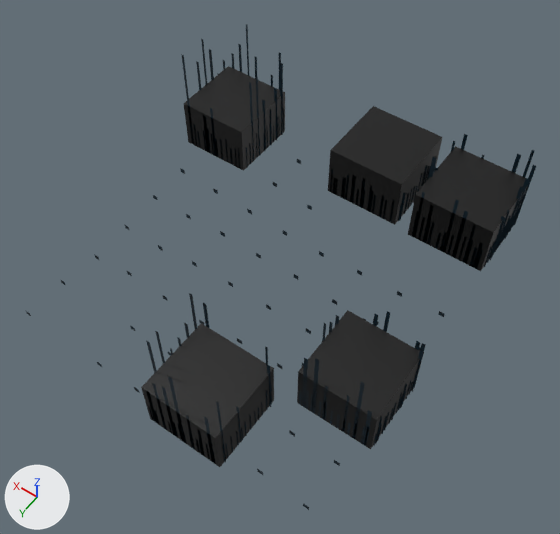
A saved change to the glTF model netrun/assets/models/env/ceiling_b.glb.
Before and after are seen from a 50 mm lens placed at (-1.53, 1.99, 3.4), pointed at (-0.13, 0.03, 0.32). Arrows for +X, +Y and +Z are at lower left; the lights stay in place. The picture after the commit comes second. Vertices at exactly the same position are counted once.

Names of what the first picture shows: 'ceiling_streaks', 'dots', 'tiles'.
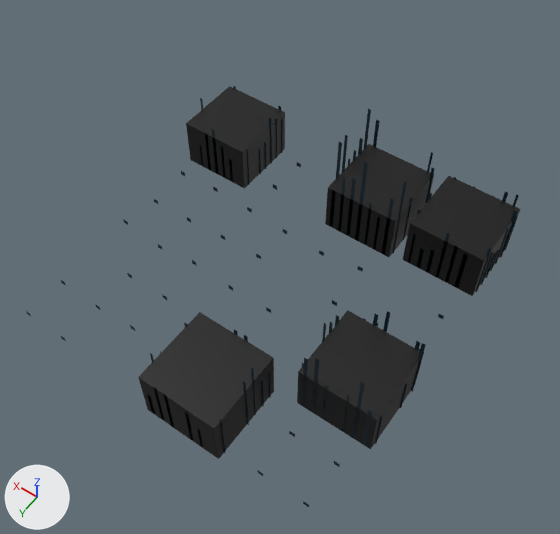
What differs and where, as boxes [x1, y1, x2, y2] in the pictures (560 x 534 px; the box of a moved part takes in the faces that stretch with it):
'tiles', reshaped (7% shorter)
    before: [141, 66, 527, 467]
    after: [138, 86, 520, 459]
'ceiling_streaks', reshaped (17% shorter)
    before: [146, 24, 536, 464]
    after: [148, 86, 519, 453]
part 1 of me_tiles, moved or reshaped
    before: [141, 323, 274, 467]
    after: [138, 312, 274, 459]
part 2 of me_tiles, moved or reshaped
    before: [184, 66, 285, 171]
    after: [186, 86, 285, 189]
part 3 of me_tiles, moved or reshaped
    before: [328, 106, 442, 225]
    after: [325, 144, 434, 257]
part 4 of me_tiles, moved or reshaped
    before: [408, 146, 527, 271]
    after: [403, 176, 520, 296]
part 5 of me_ceiling_streaks, moved or reshaped (not visible afterwards)
    before: [146, 391, 158, 424]
part 6 of me_ceiling_streaks, moved or reshaped
    before: [267, 364, 271, 407]
    after: [243, 381, 249, 425]
part 7 of me_ceiling_streaks, moved or reshaped
    before: [225, 141, 228, 162]
    after: [229, 159, 233, 181]
part 8 of me_ceiling_streaks, moved or reshaped
    before: [210, 108, 217, 157]
    after: [212, 129, 218, 174]
part 9 of me_ceiling_streaks, moved or reshaped
    before: [203, 117, 209, 149]
    after: [205, 133, 211, 171]
part 10 of me_ceiling_streaks, moved or reshaped
    before: [193, 124, 198, 147]
    after: [199, 145, 203, 164]
part 11 of me_ceiling_streaks, moved or reshaped
    before: [256, 133, 258, 158]
    after: [259, 149, 261, 174]
part 12 of me_ceiling_streaks, deleted
    before: [146, 24, 536, 464]
part 13 of me_ceiling_streaks, reshaped
    before: [341, 164, 509, 252]
    after: [330, 109, 519, 292]
part 14 of me_ceiling_streaks, built on
    after: [200, 86, 283, 185]
part 15 of me_ceiling_streaks, built on
    before: [198, 430, 205, 456]
    after: [153, 322, 271, 453]

What changed in the scene script:
```text
Change me_tiles:
    used by ob_tiles; location = (0.0, 0.0, 0.0)
    remove me_tiles.from_pydata(...)  # 40 vertices, 60 faces; spans x -0.96..0.96, y -0.96..0.96, z 0.0..0.64
    add me_tiles.from_pydata(...)  # 40 vertices, 60 faces; spans x -0.96..0.96, y -0.96..0.96, z 0.0..0.45
    me_tiles part 1: the loose piece of 8 vertices spanning x -0.46..-0.04, y 0.54..0.96, z 0.06..0.36 is moved by (0.0, 0.0, 0.09)
    me_tiles part 2: the loose piece of 8 vertices spanning x 0.54..0.96, y -0.96..-0.54, z 0.15..0.45 is moved by (0.0, 0.0, -0.15)
    me_tiles part 3: the loose piece of 8 vertices spanning x -0.46..-0.04, y -0.96..-0.54, z 0.34..0.64 is moved by (0.0, 0.0, -0.27)
    me_tiles part 4: the loose piece of 8 vertices spanning x -0.96..-0.54, y -0.96..-0.54, z 0.31..0.61 is moved by (0.0, 0.0, -0.21)
Change me_ceiling_streaks:
    used by ob_ceiling_streaks; location = (0.0, 0.0, 0.0)
    remove me_ceiling_streaks.from_pydata(...)  # 1388 vertices, 694 faces; spans x -0.97..0.97, y -0.96..0.96, z 0.0..0.8
    add me_ceiling_streaks.from_pydata(...)  # 432 vertices, 216 faces; spans x -0.97..0.97, y -0.96..0.96, z 0.0..0.66
    me_ceiling_streaks part 5: the loose piece of 4 vertices spanning x -0.09..-0.07, y 0.96, z 0.06..0.36 is moved by (0.04, -0.04, 0.08)
    me_ceiling_streaks part 6: the loose piece of 4 vertices spanning x -0.47..-0.45, y 0.58, z 0.06..0.44 is moved by (0.0, 0.17, 0.09)
    me_ceiling_streaks part 7: the loose piece of 4 vertices spanning x 0.65..0.66, y -0.54, z 0.15..0.34 is moved by (-0.02, 0.0, -0.15)
    me_ceiling_streaks part 8: the loose piece of 4 vertices spanning x 0.74..0.76, y -0.54, z 0.15..0.52 is moved by (0.0, 0.0, -0.15)
    me_ceiling_streaks part 9: the loose piece of 4 vertices spanning x 0.8..0.82, y -0.54, z 0.15..0.44 is moved by (0.0, 0.0, -0.14)
    me_ceiling_streaks part 10: the loose piece of 4 vertices spanning x 0.89..0.9, y -0.54, z 0.15..0.33 is moved by (-0.03, 0.0, -0.15)
    me_ceiling_streaks part 11: the loose piece of 4 vertices spanning x 0.53..0.55, y -0.67, z 0.15..0.35 is moved by (0.0, -0.02, -0.15)
    me_ceiling_streaks part 12: 300 loose pieces with 1200 vertices, spanning x -0.97..0.97, y -0.96..0.96, z 0.0..0.8, are deleted
    me_ceiling_streaks part 13: 1 vertex moved within x -0.14, y -0.54, z 0.49; 18 vertices removed from x -0.97..-0.03, y -0.81..-0.54, z 0.32..0.63; 158 vertices added at x -0.97..-0.03, y -0.96..-0.54, z 0.06..0.66
    me_ceiling_streaks part 14: 1 vertex moved within x 0.59, y -0.96, z 0.33; 3 vertices removed from x 0.59..0.61, y -0.96, z 0.15..0.33; 59 vertices added at x 0.53..0.97, y -0.96..-0.54, z 0.0..0.38
    me_ceiling_streaks part 15: 2 vertices removed from x -0.37..-0.36, y 0.96, z 0.06; 50 vertices added at x -0.47..-0.03, y 0.54..0.96, z 0.15..0.57
    other edits to the shape of me_ceiling_streaks do not show in these pictures
```
